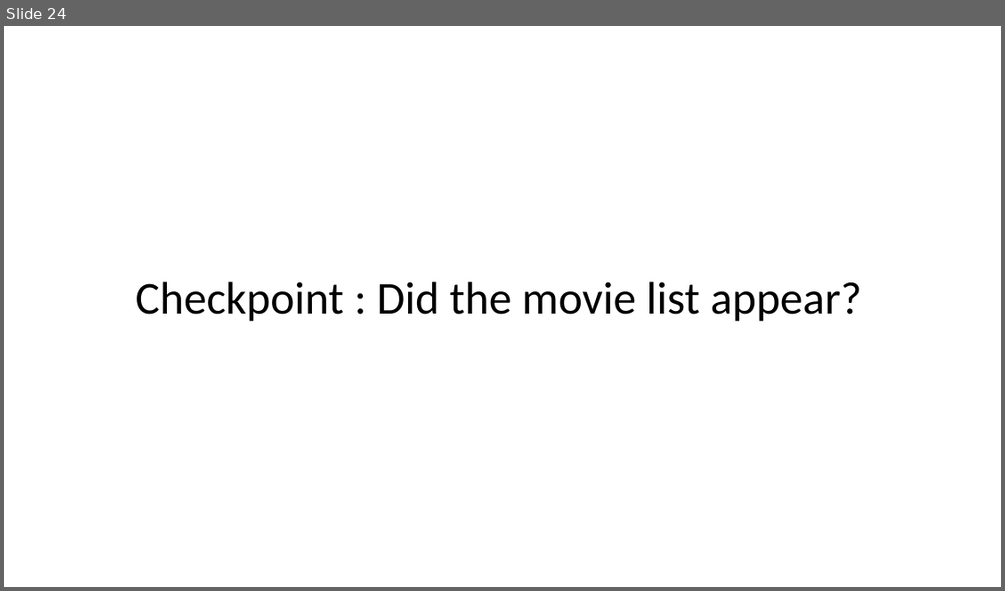
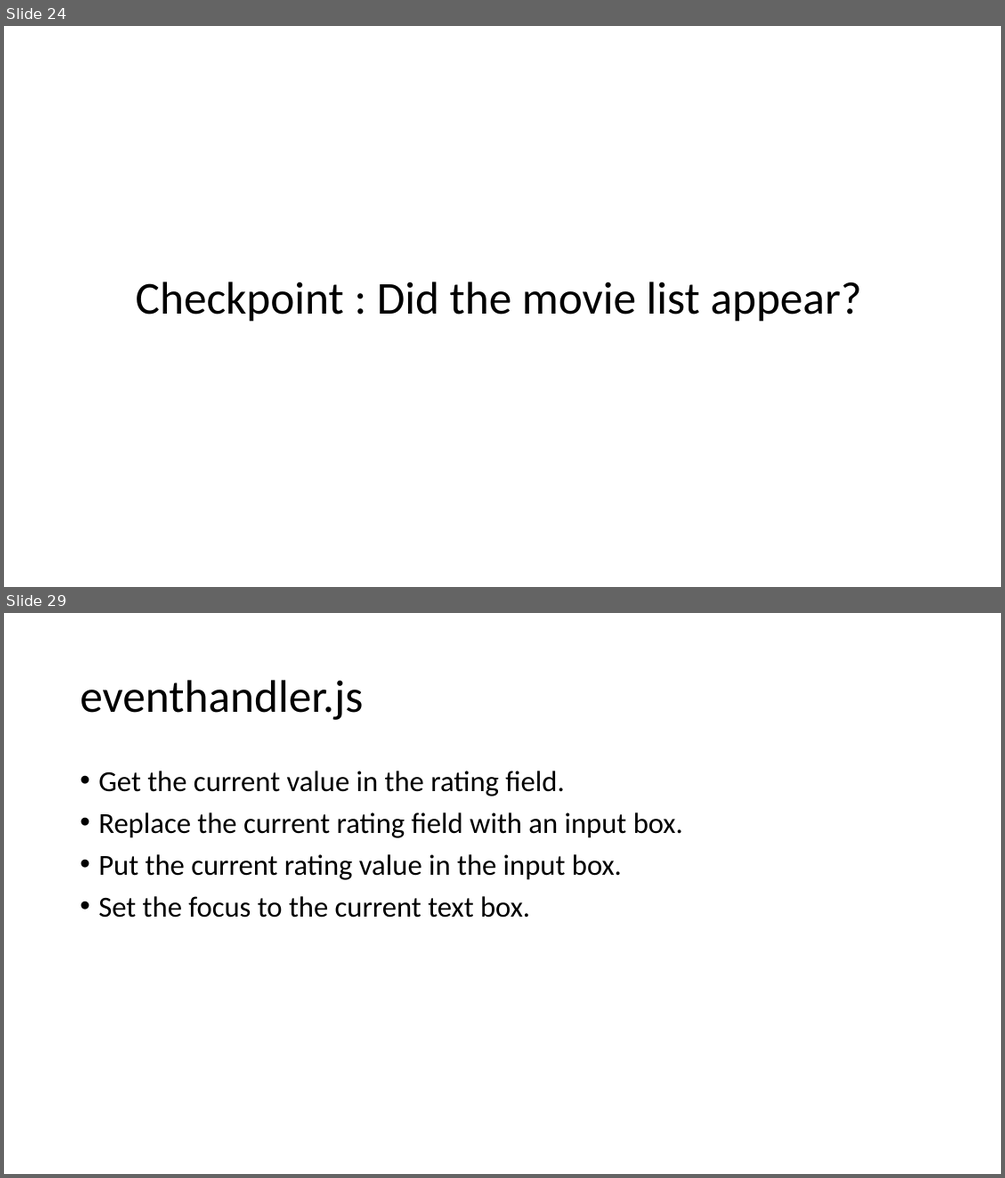
Before and after one commit to DivyaKampalli/movie-rating, a slide deck: Fullstack Tutorial.pptx. Shown one above the other, each under a label of ours: slide 24 before the commit, slides 24 and 29 after it; the slides between them are not shown. The pictures are 1005x591 and 1005x1178 pixels, drawn with LibreOffice and Linux fonts; fonts in the diff are those of the drawing. Boxes give left, top, right and bottom in pixels: in the first picture for what was removed or moved away, otherwise in the second. Text is boxed around its words. In the diff, an @@ line names an element or a change of style, - is before the commit and + after.

```diff
--- a/Fullstack Tutorial.pptx
+++ b/Fullstack Tutorial.pptx
@@ slide 29 added at bbox=[4, 613, 1001, 1174], background #FFFFFF @@
@@ title added at bbox=[80, 680, 363, 720], 44 pt, text #000000 @@
+eventhandler.js
@@ text added at bbox=[98, 771, 683, 917], 28 pt, text #000000 @@
+• Get the current value in the rating field.
+• Replace the current rating field with an input box.
+• Put the current rating value in the input box.
+• Set the focus to the current text box.
```
Also in this commit, not shown: 4 slides changed, 3 other slides added, 4 other files.
